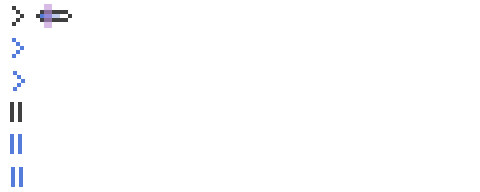
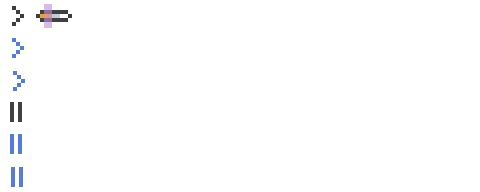
Before/after of a 480x192 layered artwork. What changed in the layer stack:
painted on "Bar" over [40, 14, 60, 18]
